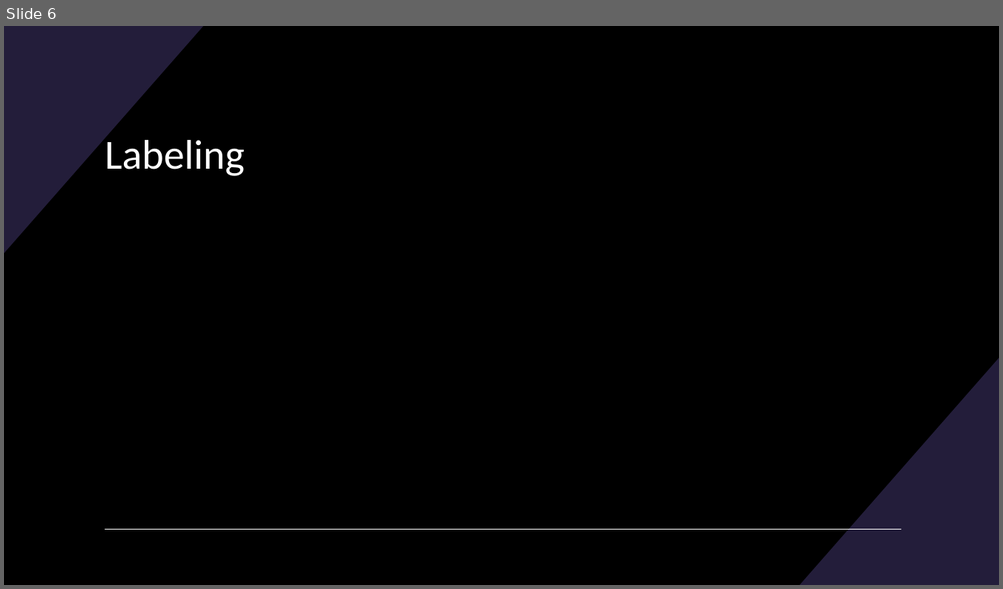
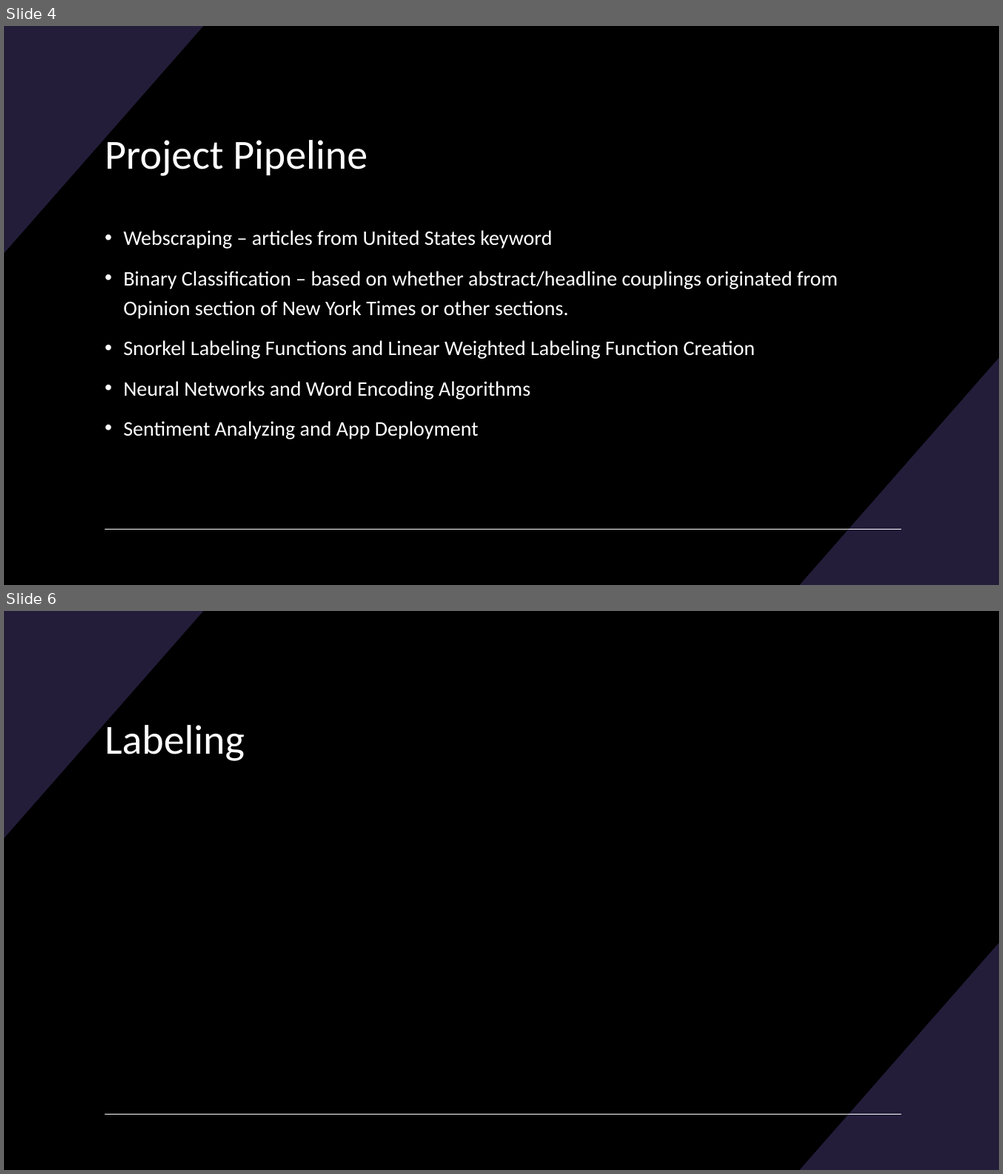
Before and after one commit to BenjaminRocco/Capstone_Project, a slide deck: Capstone_Presentation.pptx. Shown one above the other, each under a label of ours: slide 6 before the commit, slides 4 and 6 after it; the slides between them are not shown. The pictures are 1003x589 and 1003x1174 pixels, drawn with LibreOffice and Linux fonts; fonts in the diff are those of the drawing. Boxes give left, top, right and bottom in pixels: in the first picture for what was removed or moved away, otherwise in the second. Text is boxed around its words. In the diff, an @@ line names an element or a change of style, - is before the commit and + after.

```diff
--- a/Capstone_Presentation.pptx
+++ b/Capstone_Presentation.pptx
@@ slide 4 added at [4, 26, 999, 585], background #000000; not listed: 3 template elements that a slide beside it also shows @@
@@ title added at [105, 134, 367, 176], 40 pt, text #FFFFFF @@
+Project Pipeline
@@ text added at [123, 230, 837, 440], 20 pt, text #FFFFFF @@
+• Webscraping – articles from United States keyword
+• Binary Classification – based on whether abstract/headline couplings originated from Opinion section of New York Times or other sections.
+• Snorkel Labeling Functions and Linear Weighted Labeling Function Creation
+• Neural Networks and Word Encoding Algorithms
+• Sentiment Analyzing and App Deployment
```
Also in this commit, not shown: 2 slides changed, 2 other slides added, 3 slides removed, 9 other files.
